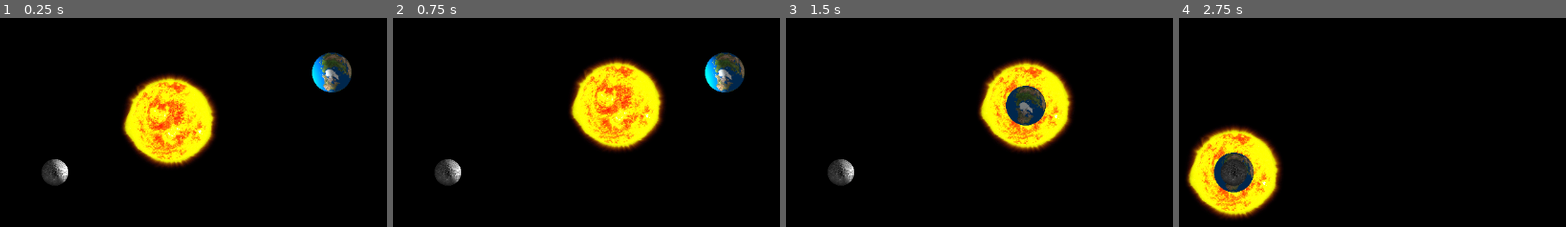
Above: before the commit, frames 1-4 (left to right).
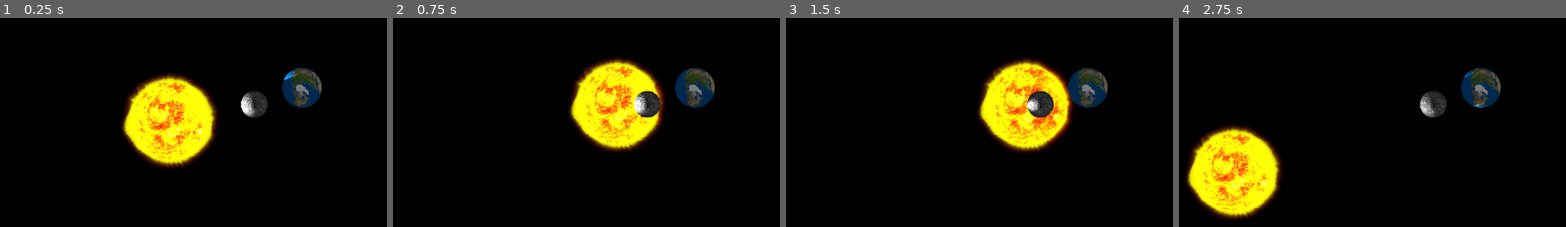
Above: after the commit, the same moments.

Repository: petermthompson/solar-system-puzzle
Game: Godot game, scene res://solar_system/solar_system.tscn
Two runs of this game, one before a commit and one after it. Both use one fixed random seed, a clock stepped at 60 frames per second and the inputs below. The project has no main scene, so this scene is started directly.
Inputs (mouse positions are in pixels of both pictures, inside the frame that each line leads up to):
- Up to frame 1 (0.25 s): no input
- Up to frame 2 (0.75 s): tap Enter at 0.5 s; drag from (563, 120) to (725, 72) at 0.52 s
- Up to frame 3 (1.5 s): tap Space at 1.25 s; drag from (1118, 72) to (840, 172) at 1.27 s
- Up to frame 4 (2.75 s): tap Enter at 2 s; click (1233, 172) at 2.17 s

The runs differ from the first frame. In frame 1, 6.9% of the frame differs, in the area x 10-91%, y 16-80%; in frame 2, 6.9%; in frame 3, 6.4%; in frame 4, 5.6%.

Commit message:
Add occluders to moon and earth

Diff:
--- a/solar_system/earth.tscn
+++ b/solar_system/earth.tscn
@@ -6,6 +6,9 @@
 
 [sub_resource type="CircleShape2D" id="CircleShape2D_01xo7"]
 radius = 30.0
+
+[sub_resource type="OccluderPolygon2D" id="OccluderPolygon2D_hkuo8"]
+polygon = PackedVector2Array(-30, 0, -26, -15, -15, -26, 0, -30, 15, -26, 26, -15, 30, 0, 26, 15, 15, 26, 0, 30, -15, 26, -26, 15)
 
 [sub_resource type="CanvasTexture" id="CanvasTexture_hy2x0"]
 diffuse_texture = ExtResource("1_u0ep4")
@@ -17,6 +20,12 @@
 [node name="CollisionShape2D" type="CollisionShape2D" parent="."]
 shape = SubResource("CircleShape2D_01xo7")
 
+[node name="LightOccluder2D" type="LightOccluder2D" parent="."]
+scale = Vector2(1, 1)
+occluder = SubResource("OccluderPolygon2D_hkuo8")
+occluder_light_mask = 4
+
 [node name="Sprite2D" type="Sprite2D" parent="."]
+light_mask = 2
 scale = Vector2(0.1, 0.1)
 texture = SubResource("CanvasTexture_hy2x0")
--- a/solar_system/moon.tscn
+++ b/solar_system/moon.tscn
@@ -6,6 +6,9 @@
 
 [sub_resource type="CircleShape2D" id="CircleShape2D_01xo7"]
 radius = 20.0
+
+[sub_resource type="OccluderPolygon2D" id="OccluderPolygon2D_f2dli"]
+polygon = PackedVector2Array(-20, 0, -17.333, -10, -10, -17.333, 0, -20, 10, -17.333, 17.333, -10, 20, 0, 17.333, 10, 10, 17.333, 0, 20, -10, 17.333, -17.333, 10)
 
 [sub_resource type="CanvasTexture" id="CanvasTexture_adt3p"]
 diffuse_texture = ExtResource("2_3o501")
@@ -17,6 +20,12 @@
 [node name="CollisionShape2D" type="CollisionShape2D" parent="."]
 shape = SubResource("CircleShape2D_01xo7")
 
+[node name="LightOccluder2D" type="LightOccluder2D" parent="."]
+scale = Vector2(1, 1)
+occluder = SubResource("OccluderPolygon2D_f2dli")
+occluder_light_mask = 2
+
 [node name="Sprite2D" type="Sprite2D" parent="."]
+light_mask = 4
 scale = Vector2(0.067, 0.067)
 texture = SubResource("CanvasTexture_adt3p")
--- a/solar_system/solar_system.tscn
+++ b/solar_system/solar_system.tscn
@@ -7,14 +7,13 @@
 [node name="SolarSystem" type="Node2D"]
 
 [node name="Sun" parent="." instance=ExtResource("2_3b8sx")]
-modulate = Color(0.752941, 0.752941, 0.752941, 1)
 position = Vector2(573, 359)
 
 [node name="Earth" parent="." instance=ExtResource("1_cmyrj")]
-position = Vector2(818, 286)
+position = Vector2(773, 309)
 
 [node name="Moon" parent="." instance=ExtResource("3_p5rg3")]
-position = Vector2(400, 437)
+position = Vector2(701, 334)
 
 [node name="CanvasModulate" type="CanvasModulate" parent="."]
 color = Color(0.501961, 0.501961, 0.501961, 1)
--- a/solar_system/sun.tscn
+++ b/solar_system/sun.tscn
@@ -14,10 +14,22 @@
 shape = SubResource("CircleShape2D_01xo7")
 
 [node name="Sprite2D" type="Sprite2D" parent="."]
+modulate = Color(0.501961, 0.501961, 0.501961, 1)
 scale = Vector2(0.2, 0.2)
 texture = ExtResource("2_njhs7")
 
-[node name="PointLight2D" type="PointLight2D" parent="."]
+[node name="PointLight2DLayer2" type="PointLight2D" parent="."]
 energy = 4.0
+range_item_cull_mask = 3
+shadow_enabled = true
+shadow_item_cull_mask = 3
 texture = ExtResource("3_5ionx")
 texture_scale = 5.0
+
+[node name="PointLight2DLayer3" type="PointLight2D" parent="."]
+energy = 4.0
+range_item_cull_mask = 5
+shadow_enabled = true
+shadow_item_cull_mask = 5
+texture = ExtResource("3_5ionx")
+texture_scale = 5.0
Not shown: 1 places in solar_system/earth.tscn that only renumber resources
Not shown: 1 places in solar_system/moon.tscn that only renumber resources
